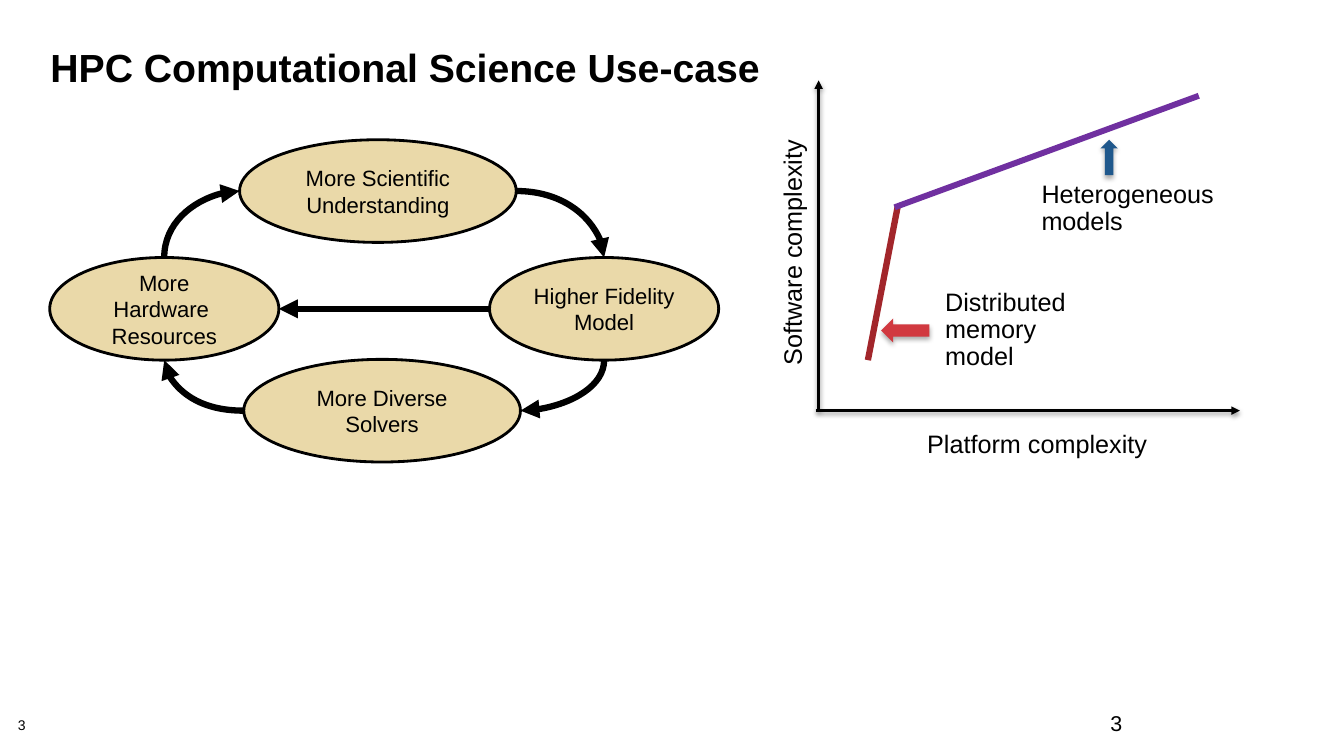
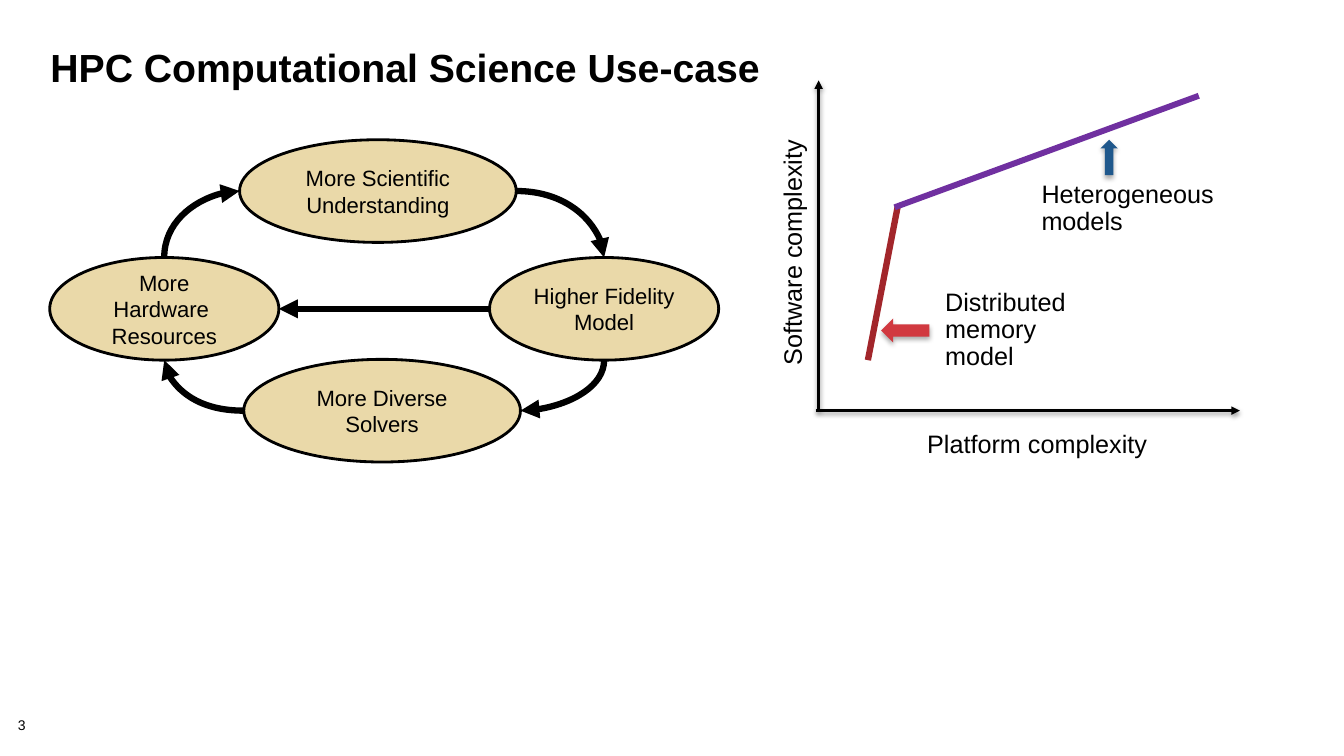
Before and after one commit to bssw-tutorial/presentations, a slide deck: slide 3 of final-presentations/2021-03-25-iss/05-design.pptx. Drawn at 1344x756 pixels with LibreOffice and Linux fonts; fonts in the diff are those of the drawing; background and template pictures are left out. Boxes give left, top, right and bottom in pixels: in the first picture for what was removed or moved away, otherwise in the second. Text is boxed around its words. In the diff, an @@ line names an element or a change of style, - is before the commit and + after.

```diff
--- a/final-presentations/2021-03-25-iss/05-design.pptx
+++ b/final-presentations/2021-03-25-iss/05-design.pptx
@@ page number removed at box(1110, 716, 1122, 732) @@
-3
```
Also in this commit, not shown: 2 other slides changed, 1 other file.
